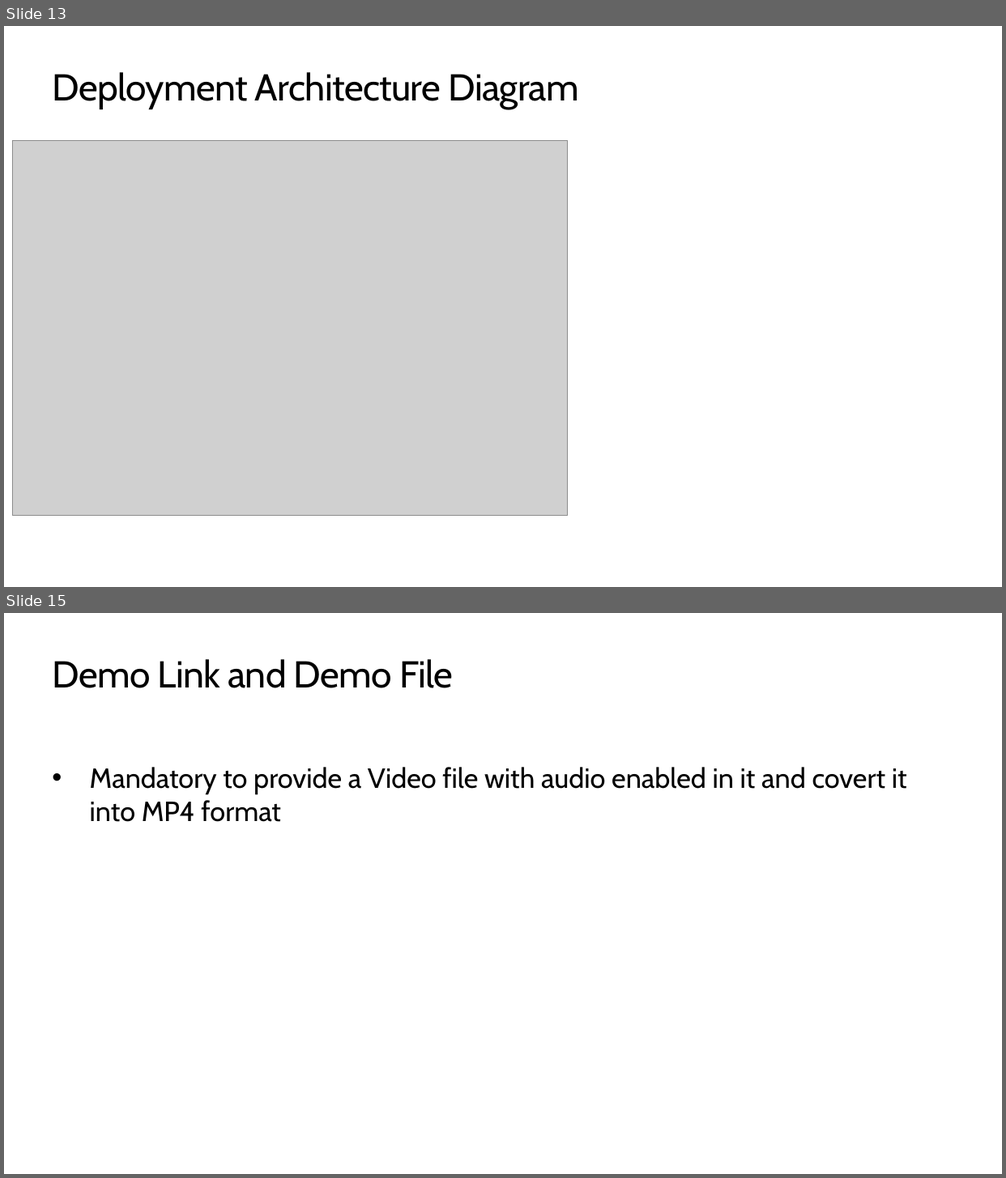
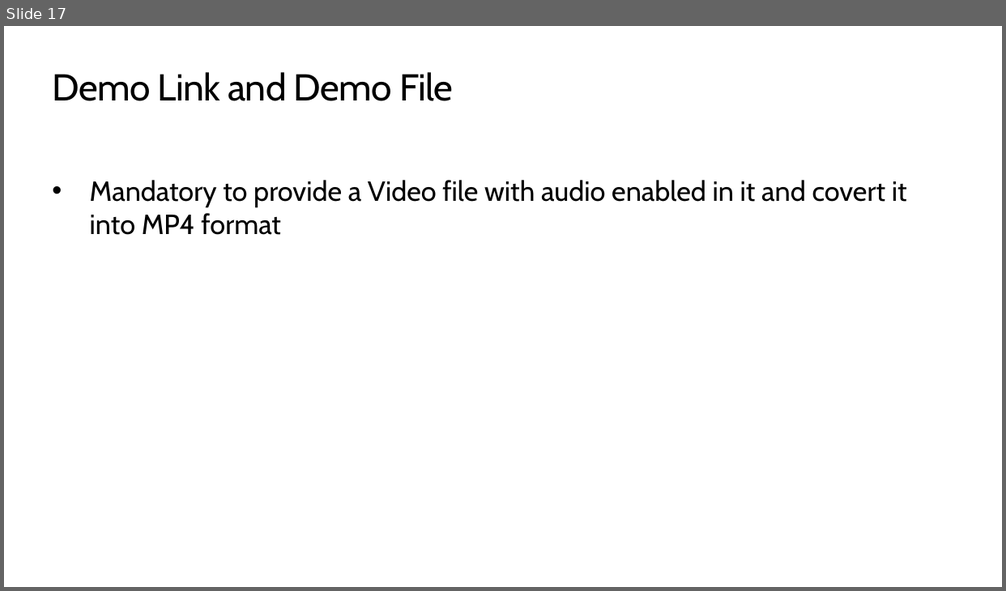
Before and after one commit to SABARISHV06/CaliberSearchService, a slide deck: Team Name_Caliber Presentation -Caliber 2020 Hack the Cloud finale presentation.pptx. Shown one above the other, each under a label of ours: slides 13 and 15 before the commit, slide 17 after it; the slides between them are not shown. The pictures are 1006x1178 and 1006x591 pixels, drawn with LibreOffice and Linux fonts; fonts in the diff are those of the drawing; grey boxes stand for pictures. Boxes give left, top, right and bottom in pixels: in the first picture for what was removed or moved away, otherwise in the second. Text is boxed around its words. In the diff, an @@ line names an element or a change of style, - is before the commit and + after.

```diff
--- a/Team Name_Caliber Presentation -Caliber 2020 Hack the Cloud finale presentation.pptx
+++ b/Team Name_Caliber Presentation -Caliber 2020 Hack the Cloud finale presentation.pptx
@@ slide 13 removed at <box>4,26,1002,587</box>, background #FFFFFF @@
@@ title removed at <box>52,72,579,109</box> @@
-Deployment Architecture Diagram
@@ picture removed at <box>12,141,567,516</box> @@
@@ what was slide 15 is now slide 17 @@
```
Also in this commit, not shown: 9 slides changed, 7 slides added, 4 other slides removed.
